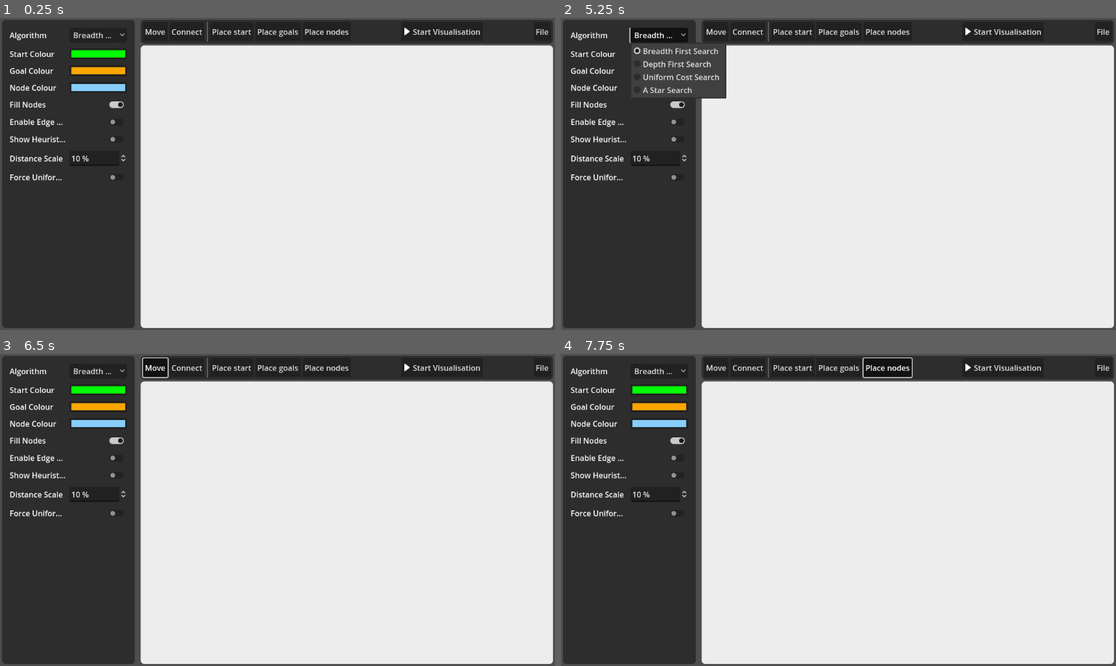
Above: before the commit, frames 1-4 (two rows, left to right).
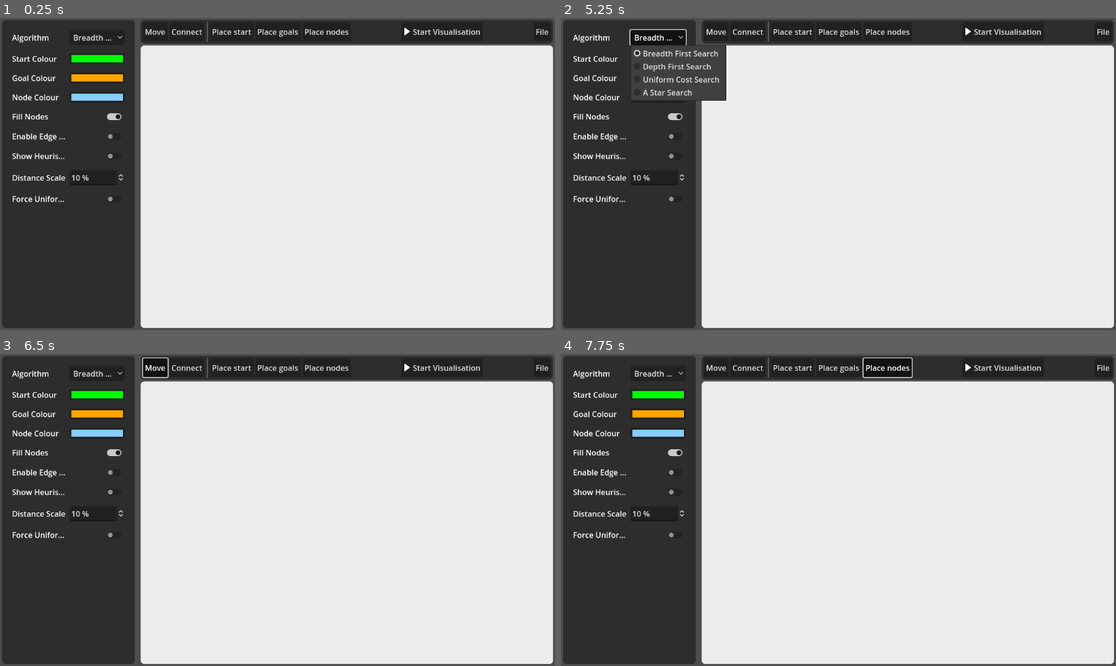
Above: after the commit, the same moments.

Repository: MattBann/Search-Tree-Traversal
Game: Godot game, scene res://scenes/main.tscn
Two runs of this game, one before a commit and one after it. Both use one fixed random seed, a clock stepped at 60 frames per second and the inputs below.
Inputs:
- Up to frame 1 (0.25 s): no input
- Up to frame 2 (5.25 s): click "Place start" at 0.5 s; click "Place start" at 1.25 s; click "Start Visualisation" at 2 s; click "Step" at 2.75 s; click "Start Visualisation" at 3.5 s; click "Stop" at 4.25 s; click "Breadth First Search" at 5 s
- Up to frame 3 (6.5 s): click "Move" at 5.75 s
- Up to frame 4 (7.75 s): click "Place goals" at 6.5 s; click "Place nodes" at 7.25 s

The runs differ from the first frame. In frame 1, 3.0% of the frame differs, in the area x 1-23%, y 4-60%; in frame 2, 2.7%; in frame 3, 3.0%; in frame 4, 3.0%.

Commit message:
Add margin constants to theme

Diff:
--- a/scenes/main.tscn
+++ b/scenes/main.tscn
@@ -76,10 +76,7 @@
 layout_mode = 2
 size_flags_horizontal = 3
 size_flags_vertical = 3
-theme_override_constants/margin_left = 5
-theme_override_constants/margin_top = 5
-theme_override_constants/margin_right = 5
-theme_override_constants/margin_bottom = 5
+theme = ExtResource("1_p3g6w")
 
 [node name="ButtonManager" type="HBoxContainer" parent="MarginContainer/HSplitContainer/VBoxContainer/PanelContainer/ScrollContainer/MarginContainer"]
 layout_mode = 2
--- a/theme/dark_theme.tres
+++ b/theme/dark_theme.tres
@@ -3,5 +3,9 @@
 [ext_resource type="StyleBox" uid="uid://doqejl02yg86s" path="res://theme/style_box_flat.tres" id="1_qjlx3"]
 
 [resource]
+MarginContainer/constants/margin_bottom = 5
+MarginContainer/constants/margin_left = 5
+MarginContainer/constants/margin_right = 5
+MarginContainer/constants/margin_top = 5
 Panel/styles/panel = ExtResource("1_qjlx3")
 PanelContainer/styles/panel = ExtResource("1_qjlx3")
